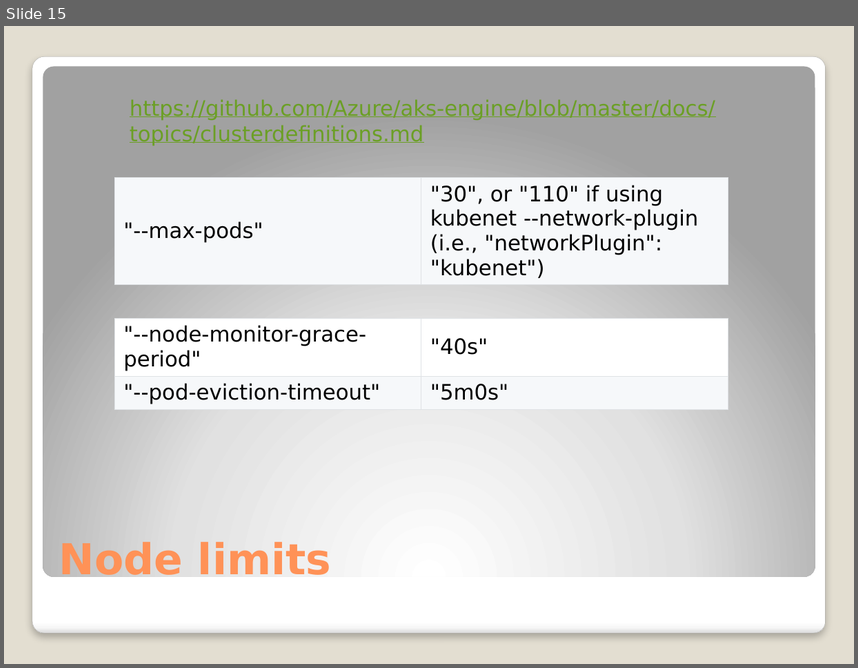
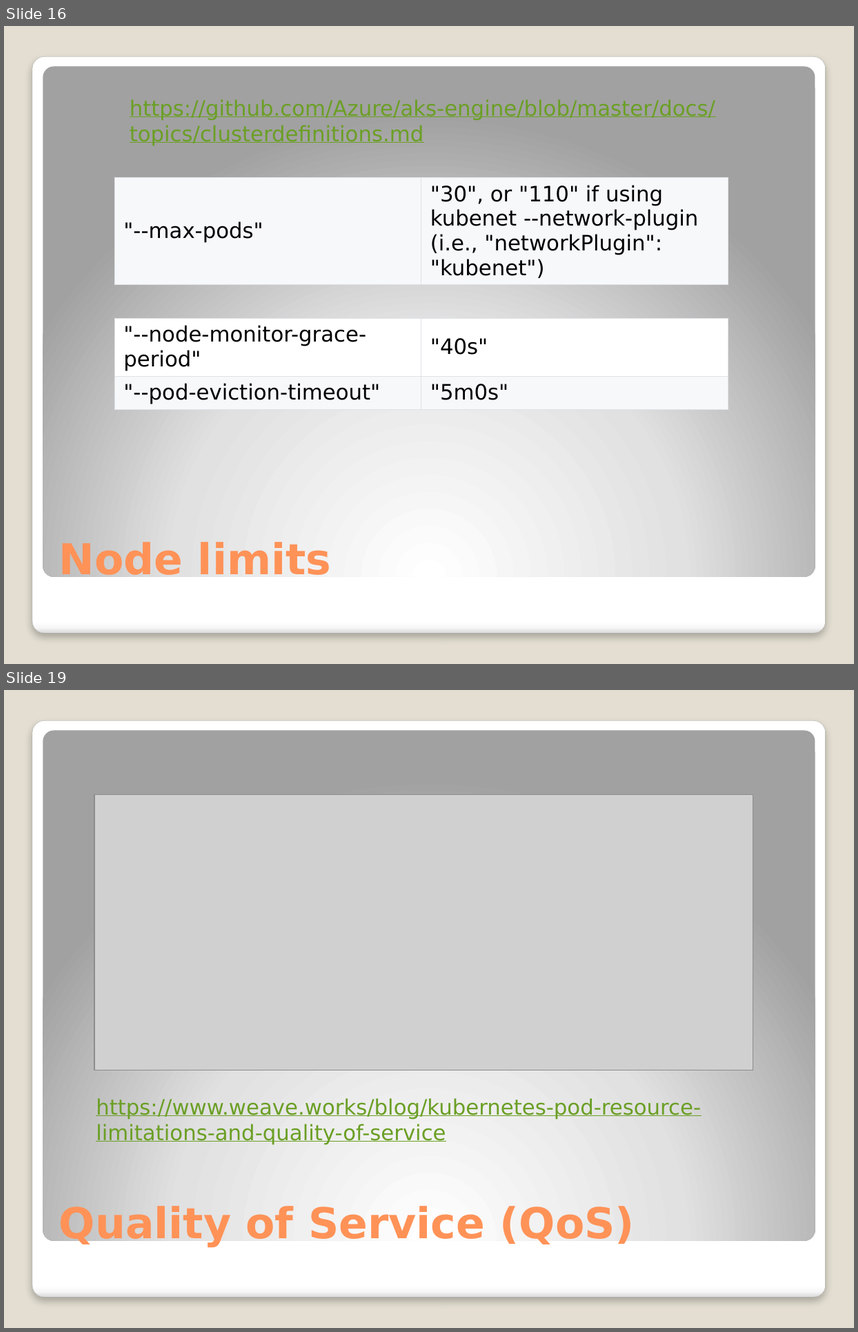
Before and after one commit to djkormo/k8s-AKS-primer, a slide deck: examples/atwar/presentation/Kubernetes at war on Azure.pptx. Shown one above the other, each under a label of ours: slide 15 before the commit, slides 16 and 19 after it; the slides between them are not shown. The pictures are 858x668 and 858x1332 pixels, drawn with LibreOffice and Linux fonts; fonts in the diff are those of the drawing; grey boxes stand for pictures. Boxes give left, top, right and bottom in pixels: in the first picture for what was removed or moved away, otherwise in the second. Text is boxed around its words. In the diff, an @@ line names an element or a change of style, - is before the commit and + after.

```diff
--- a/examples/atwar/presentation/Kubernetes at war on Azure.pptx
+++ b/examples/atwar/presentation/Kubernetes at war on Azure.pptx
@@ slide 19 added at (4,690,854,1328), background #E3DED1; not listed: 2 template elements that a slide beside it also shows @@
@@ picture added at (94,795,753,1070) @@
@@ text added at (96,1098,701,1145), 18 pt, text #6B9F25, underline @@
+https://www.weave.works/blog/kubernetes-pod-resource-limitations-and-quality-of-service
@@ title added at (59,1204,635,1248), 36 pt, text #FF9258, bold @@
+Quality of Service (QoS)
@@ what was slide 15 is now slide 16 @@
```
Also in this commit, not shown: 3 slides changed, 2 other slides added.
